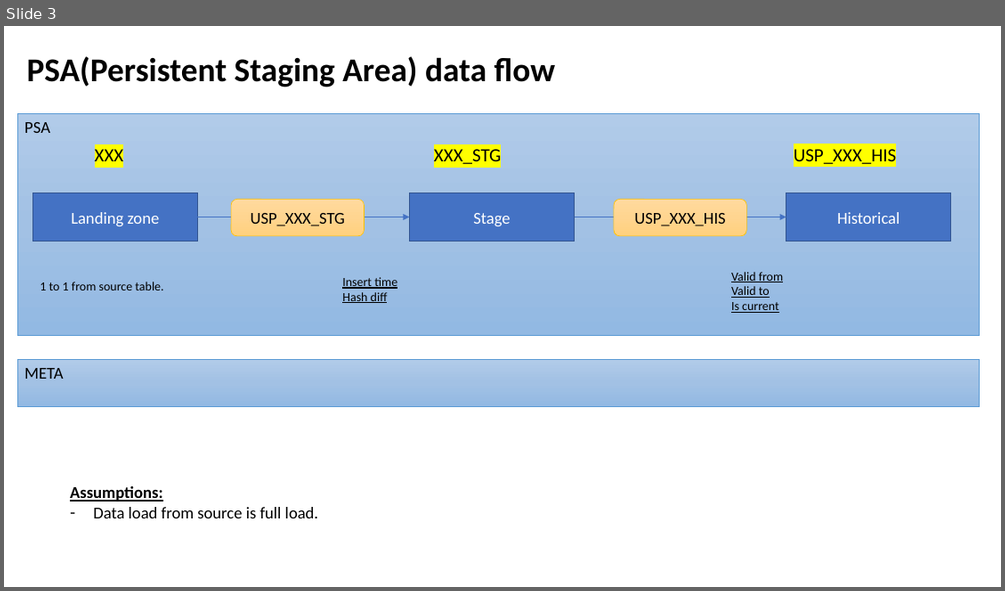
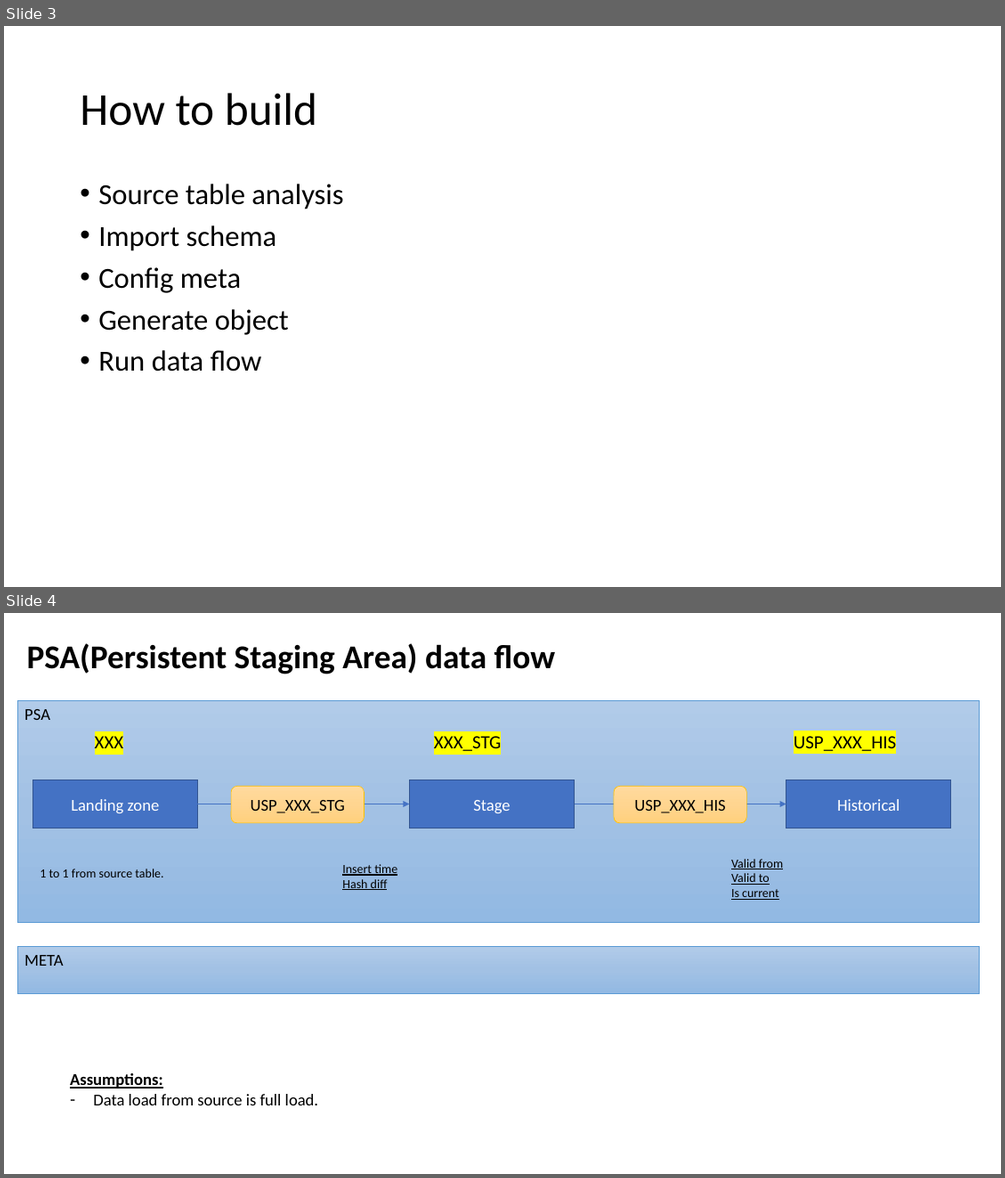
Before and after one commit to microsoftbi/DWH-Generator, a slide deck: DOCS/Intro.pptx. Shown one above the other, each under a label of ours: slide 3 before the commit, slides 3 and 4 after it. The pictures are 1005x591 and 1005x1178 pixels, drawn with LibreOffice and Linux fonts; fonts in the diff are those of the drawing. Boxes give left, top, right and bottom in pixels: in the first picture for what was removed or moved away, otherwise in the second. Text is boxed around its words. In the diff, an @@ line names an element or a change of style, - is before the commit and + after.

```diff
--- a/DOCS/Intro.pptx
+++ b/DOCS/Intro.pptx
@@ slide 3 added at <box>4,26,1001,587</box>, background #FFFFFF @@
@@ title added at <box>80,93,317,126</box>, 44 pt, text #000000 @@
+How to build
@@ text added at <box>98,184,343,371</box>, 28 pt, text #000000 @@
+• Source table analysis
+• Import schema
+• Config meta
+• Generate object
+• Run data flow
@@ what was slide 3 is now slide 4 @@
```
Also in this commit, not shown: 2 slides changed, 3 slides removed, 16 other files.
